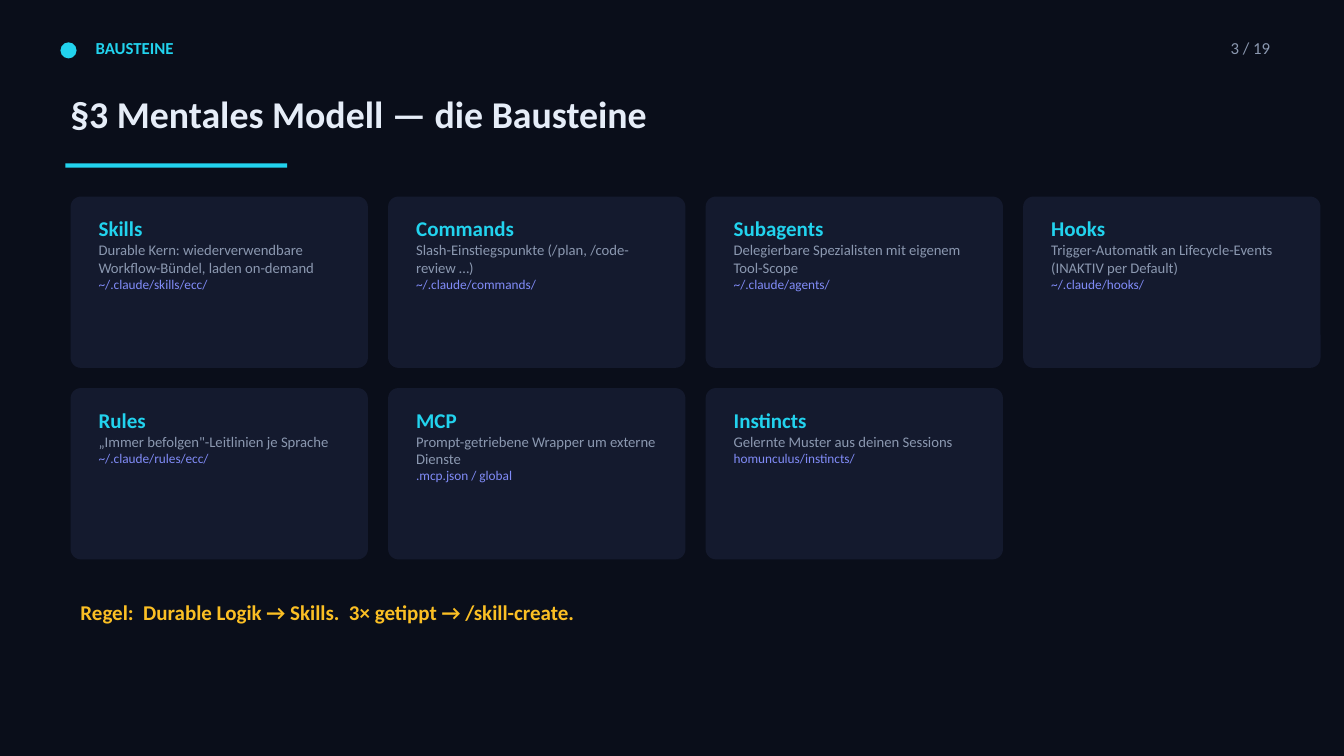
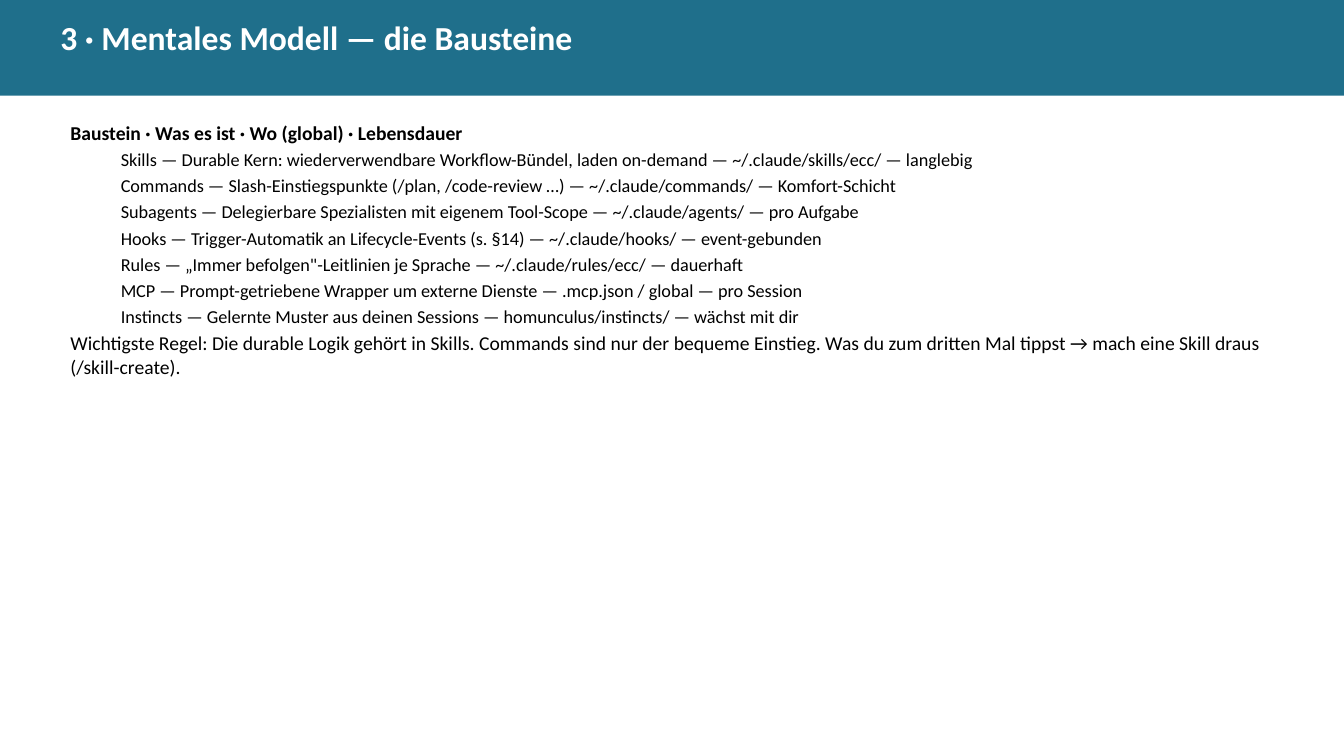
Before and after one commit to Paulee8155/Claude-Code-BestPractice, a slide deck: slide 4 of docs/ECC-Harness-Guide.de.pptx. Drawn at 1344x756 pixels with LibreOffice and Linux fonts; fonts in the diff are those of the drawing. Boxes give left, top, right and bottom in pixels: in the first picture for what was removed or moved away, otherwise in the second. Text is boxed around its words. In the diff, an @@ line names an element or a change of style, - is before the commit and + after.

```diff
--- a/docs/ECC-Harness-Guide.de.pptx
+++ b/docs/ECC-Harness-Guide.de.pptx
@@ background #0A0E1A to #FFFFFF @@
@@ rectangle added at (0, 0, 1344, 96), fill #1F6F8B @@
@@ text at (60, 26, 573, 51): text changed; size 27 to 24 pt; text colour #E6EDF8 to #FFFFFF @@
-§3 Mentales Modell — die Bausteine
+3 · Mentales Modell — die Bausteine
@@ ellipse removed at (60, 42, 77, 58) @@
@@ text removed at (96, 43, 174, 54) @@
-BAUSTEINE
@@ text removed at (1231, 43, 1270, 54) @@
-3 / 19
@@ text added at (70, 125, 1259, 377), 13 pt, text #000000 @@
+Baustein · Was es ist · Wo (global) · Lebensdauer
+  Skills — Durable Kern: wiederverwendbare Workflow-Bündel, laden on-demand — ~/.claude/skills/ecc/ — langlebig
+  Commands — Slash-Einstiegspunkte (/plan, /code-review …) — ~/.claude/commands/ — Komfort-Schicht
+  Subagents — Delegierbare Spezialisten mit eigenem Tool-Scope — ~/.claude/agents/ — pro Aufgabe
+  Hooks — Trigger-Automatik an Lifecycle-Events (s. §14) — ~/.claude/hooks/ — event-gebunden
+  Rules — „Immer befolgen"-Leitlinien je Sprache — ~/.claude/rules/ecc/ — dauerhaft
+  MCP — Prompt-getriebene Wrapper um externe Dienste — .mcp.json / global — pro Session
+  Instincts — Gelernte Muster aus deinen Sessions — homunculus/instincts/ — wächst mit dir
+Wichtigste Regel: Die durable Logik gehört in Skills. Commands sind nur der bequeme Einstieg. Was du zum dritten Mal tippst → mach eine Skill draus (/skill-create).
@@ rectangle removed at (66, 163, 287, 167) @@
@@ rounded rectangle removed at (71, 197, 368, 368) @@
@@ rounded rectangle removed at (388, 197, 686, 368) @@
@@ rounded rectangle removed at (706, 197, 1003, 368) @@
@@ rounded rectangle removed at (1023, 197, 1321, 368) @@
@@ text removed at (99, 221, 314, 275) @@
-Skills
-Durable Kern: wiederverwendbare Workflow-Bündel, laden on-demand
-~/.claude/skills/ecc/
@@ text removed at (734, 221, 960, 276) @@
-Subagents
-Delegierbare Spezialisten mit eigenem Tool-Scope
-~/.claude/agents/
@@ text removed at (416, 244, 629, 290) @@
-Commands
-Slash-Einstiegspunkte (/plan, /code-review …)
-~/.claude/commands/
@@ text removed at (1051, 245, 1272, 290) @@
-Hooks
-Trigger-Automatik an Lifecycle-Events (INAKTIV per Default)
-~/.claude/hooks/
@@ rounded rectangle removed at (71, 388, 368, 560) @@
@@ rounded rectangle removed at (388, 388, 686, 560) @@
@@ rounded rectangle removed at (706, 388, 1003, 560) @@
@@ text removed at (99, 413, 328, 464) @@
-Rules
-„Immer befolgen"-Leitlinien je Sprache
-~/.claude/rules/ecc/
@@ text removed at (416, 414, 655, 483) @@
-MCP
-Prompt-getriebene Wrapper um externe Dienste
-.mcp.json / global
@@ text removed at (734, 413, 953, 464) @@
-Instincts
-Gelernte Muster aus deinen Sessions
-homunculus/instincts/
@@ text removed at (80, 605, 574, 624) @@
-Regel: Durable Logik → Skills. 3× getippt → /skill-create.
```
Also in this commit, not shown: 13 other slides changed, 15 slides added, 7 slides removed, 10 other files.
